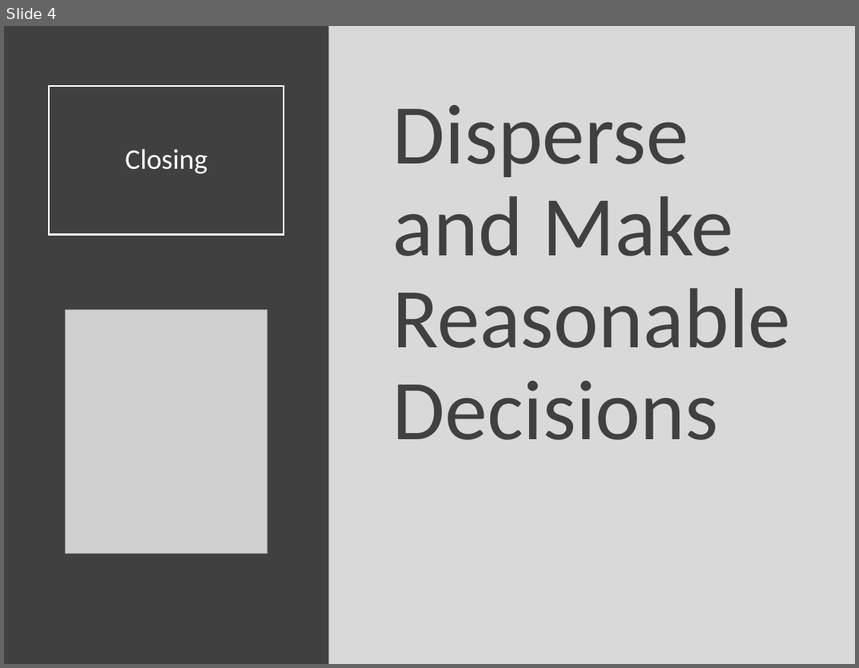
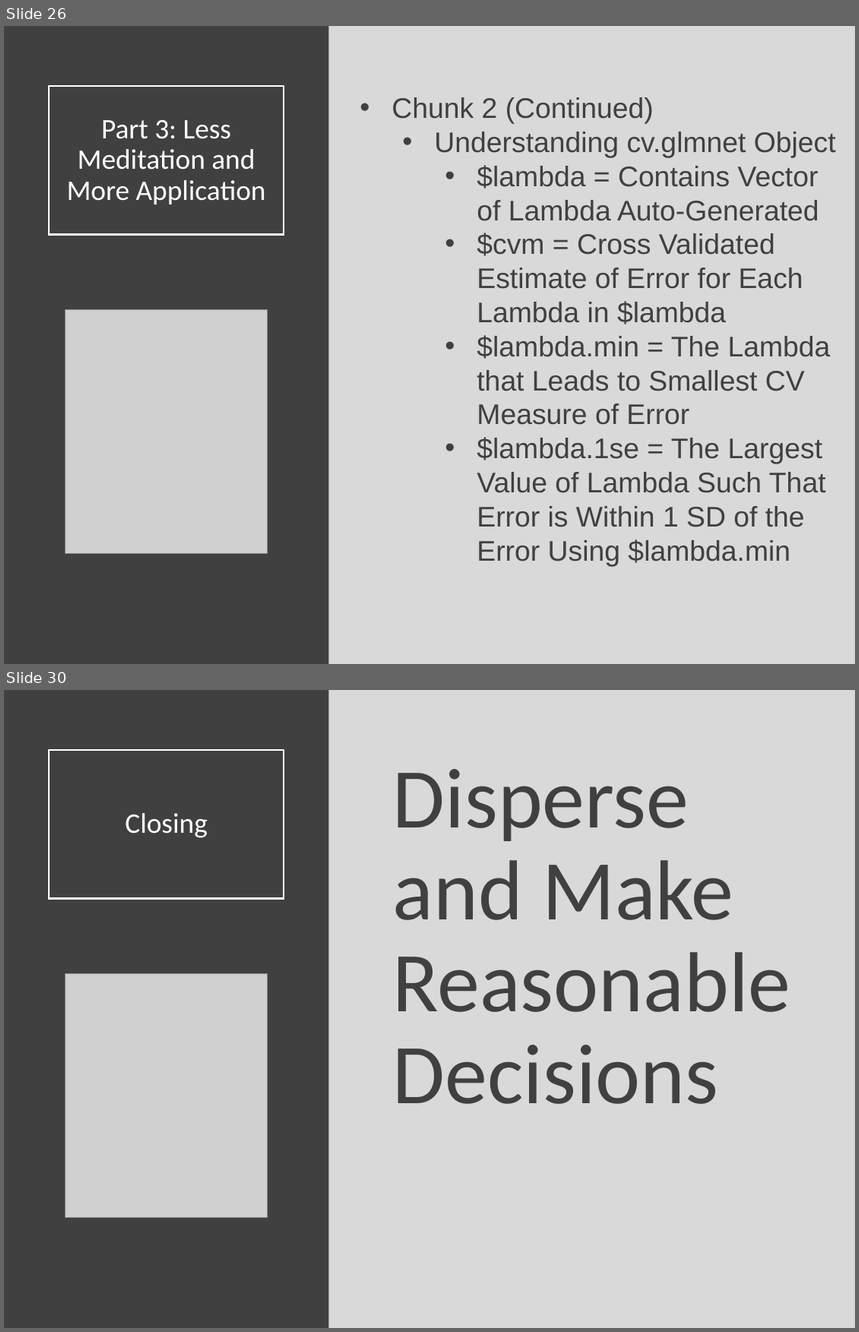
Before and after one commit to Yixf-Self/STOR320_WEBSITE, a slide deck: Lecture/Lecture 31/Lecture 31.pptx. Shown one above the other, each under a label of ours: slide 4 before the commit, slides 26 and 30 after it; the slides between them are not shown. The pictures are 859x668 and 859x1332 pixels, drawn with LibreOffice and Linux fonts; fonts in the diff are those of the drawing; grey boxes stand for pictures. Boxes give left, top, right and bottom in pixels: in the first picture for what was removed or moved away, otherwise in the second. Text is boxed around its words. In the diff, an @@ line names an element or a change of style, - is before the commit and + after.

```diff
--- a/Lecture/Lecture 31/Lecture 31.pptx
+++ b/Lecture/Lecture 31/Lecture 31.pptx
@@ slide 26 added at (x1=4, y1=26, x2=855, y2=664), background #D9D9D9 @@
@@ rectangle added at (x1=4, y1=26, x2=329, y2=664), fill #404040 @@
@@ title added at (x1=49, y1=85, x2=284, y2=234), outline #FFFFFF 1.5 pt, 24 pt, text #FFFFFF @@
+Part 3: Less Meditation and More Application
@@ text added at (x1=392, y1=97, x2=836, y2=566), 24 pt, text #404040 @@
+• Chunk 2 (Continued)
+  • Understanding cv.glmnet Object
+    • $lambda = Contains Vector of Lambda Auto-Generated
+    • $cvm = Cross Validated Estimate of Error for Each Lambda in $lambda
+    • $lambda.min = The Lambda that Leads to Smallest CV Measure of Error
+    • $lambda.1se = The Largest Value of Lambda Such That Error is Within 1 SD of the Error Using $lambda.min
@@ picture added at (x1=66, y1=309, x2=267, y2=553) @@
@@ what was slide 4 is now slide 30 @@
```
Also in this commit, not shown: 28 other slides added, 3 slides removed, 7 other files.
